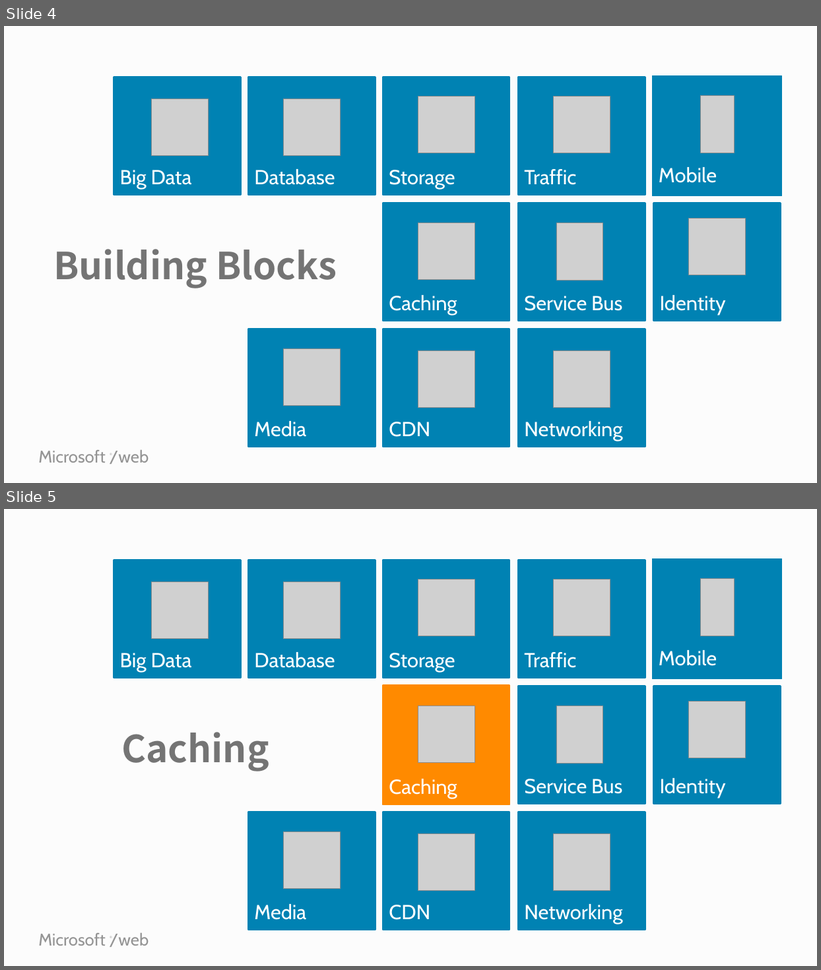
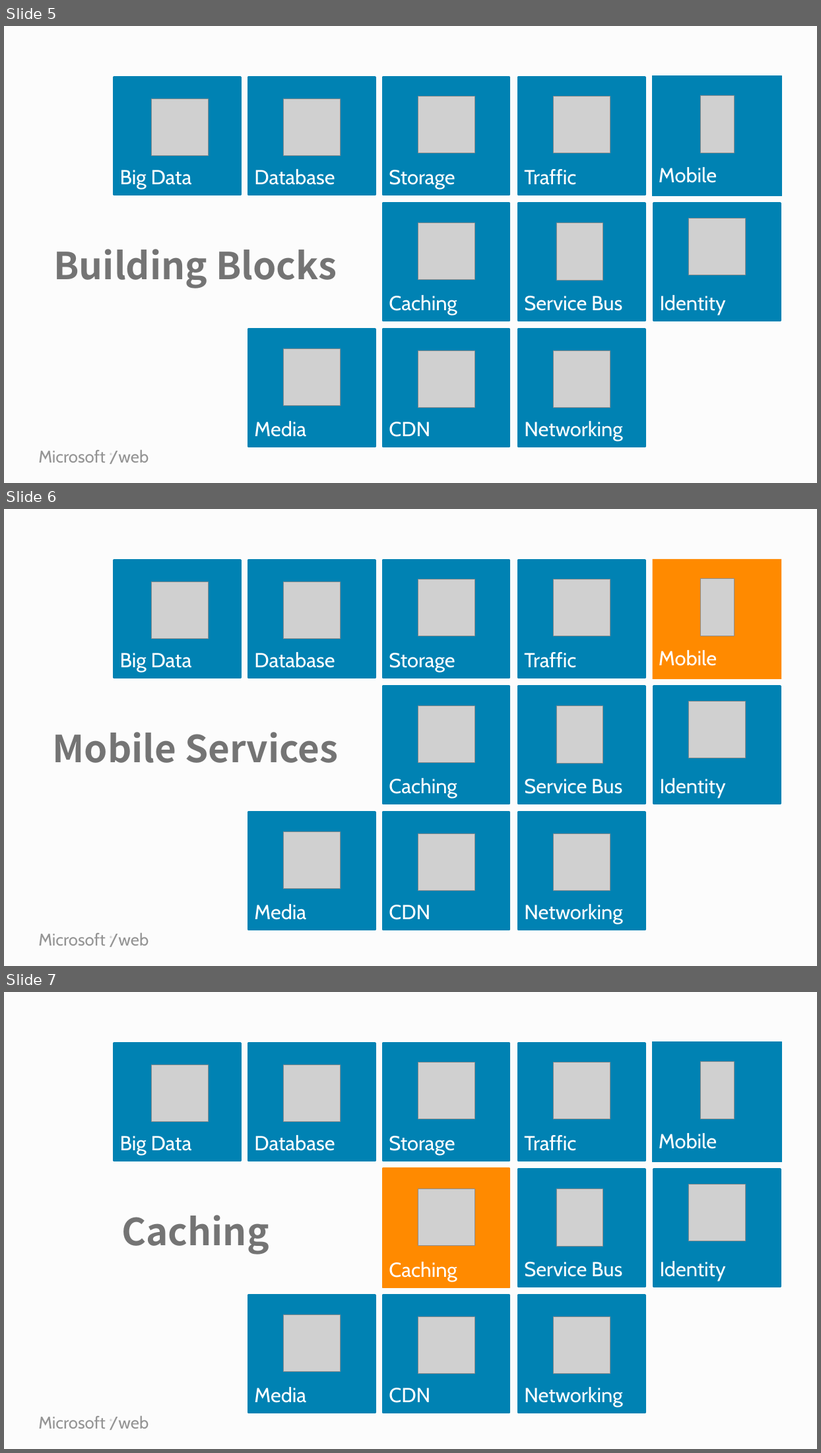
Before and after one commit to Microsoft-Web/PRESENTATION-UsingCloudApplicationServices, a slide deck: UsingCloudApplicationServices.pptx. Shown one above the other, each under a label of ours: slides 4 and 5 before the commit, slides 5, 6 and 7 after it. The pictures are 821x970 and 821x1453 pixels, drawn with LibreOffice and Linux fonts; fonts in the diff are those of the drawing; grey boxes stand for pictures. Boxes give left, top, right and bottom in pixels: in the first picture for what was removed or moved away, otherwise in the second. Text is boxed around its words. In the diff, an @@ line names an element or a change of style, - is before the commit and + after.

```diff
--- a/UsingCloudApplicationServices.pptx
+++ b/UsingCloudApplicationServices.pptx
@@ slide 6 added at box(4, 509, 817, 966), background #FCFCFC; not listed: 2 template elements that a slide beside it also shows @@
@@ rectangle added at box(114, 560, 241, 678), fill #0083B3, outline #0083B3 2 pt, 24 pt, text #FFFFFF @@
+Big Data
@@ rectangle added at box(249, 560, 376, 678), fill #0083B3, outline #0083B3 2 pt, 24 pt, text #FFFFFF @@
+Database
@@ rectangle added at box(383, 560, 510, 678), fill #0083B3, outline #0083B3 2 pt, 24 pt, text #FFFFFF @@
+Storage
@@ rectangle added at box(518, 560, 645, 678), fill #0083B3, outline #0083B3 2 pt, 24 pt, text #FFFFFF @@
+Traffic
@@ rectangle added at box(652, 559, 781, 679), fill #FF8A00, 24 pt, text #FFFFFF @@
+Mobile
@@ picture added at box(152, 582, 209, 639) @@
@@ picture added at box(283, 582, 340, 639) @@
@@ picture added at box(418, 579, 475, 636) @@
@@ picture added at box(553, 579, 610, 636) @@
@@ picture added at box(700, 579, 734, 636) @@
@@ rectangle added at box(383, 687, 510, 804), fill #0083B3, outline #0083B3 2 pt, 24 pt, text #FFFFFF @@
+Caching
@@ rectangle added at box(518, 687, 645, 804), fill #0083B3, outline #0083B3 2 pt, 24 pt, text #FFFFFF @@
+Service Bus
@@ rectangle added at box(653, 687, 781, 804), fill #0083B3, outline #0083B3 2 pt, 24 pt, text #FFFFFF @@
+Identity
@@ picture added at box(418, 706, 475, 762) @@
@@ picture added at box(556, 706, 603, 762) @@
@@ picture added at box(688, 702, 745, 758) @@
@@ text added at box(53, 732, 338, 763), 44 pt, text #747474, bold @@
+Mobile Services
@@ rectangle added at box(249, 812, 376, 930), fill #0083B3, outline #0083B3 2 pt, 24 pt, text #FFFFFF @@
+Media
@@ rectangle added at box(383, 812, 510, 930), fill #0083B3, outline #0083B3 2 pt, 24 pt, text #FFFFFF @@
+CDN
@@ rectangle added at box(518, 812, 645, 930), fill #0083B3, outline #0083B3 2 pt, 24 pt, text #FFFFFF @@
+Networking
@@ picture added at box(283, 832, 340, 889) @@
@@ picture added at box(418, 834, 475, 891) @@
@@ picture added at box(553, 834, 610, 891) @@
@@ what was slide 4 is now slide 5 @@
@@ what was slide 5 is now slide 7 @@
```
Also in this commit, not shown: 3 slides changed, 2 other slides added, 4 slides removed.
